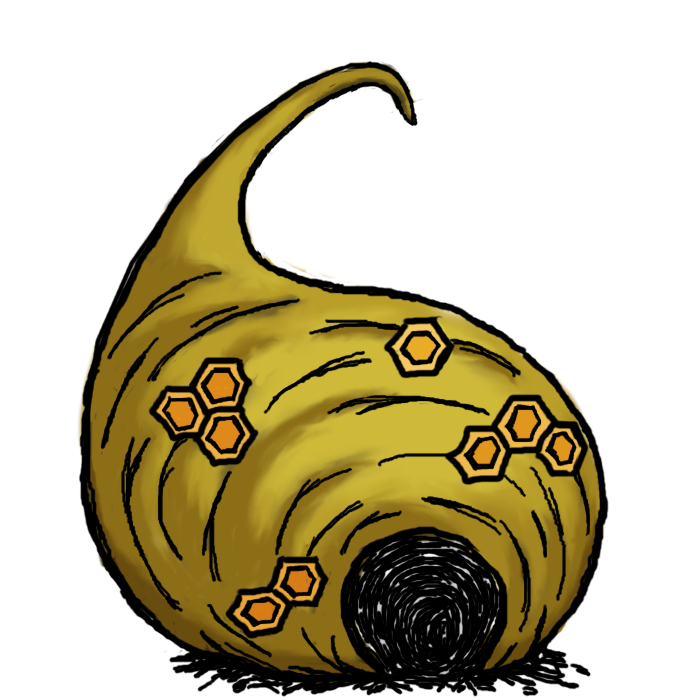
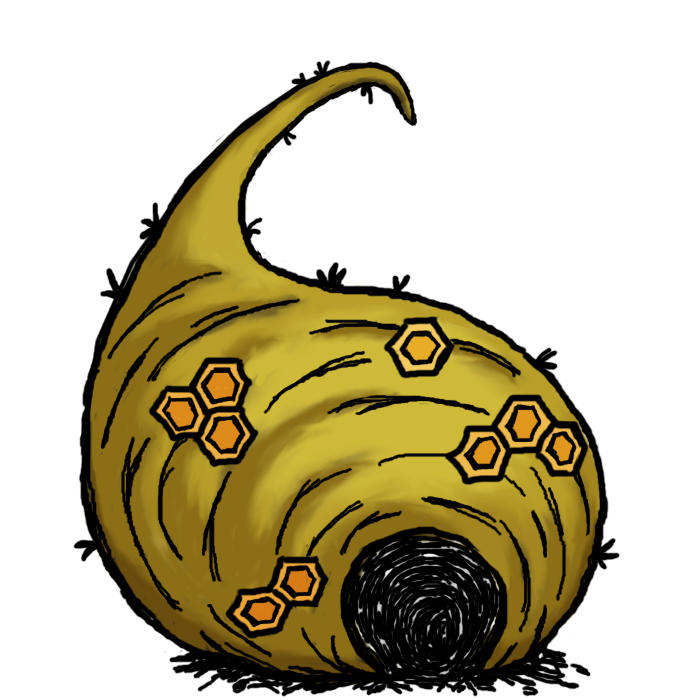
Two versions of the same layered image (700px x 700px). Layer-by-layer changes:
painted on "Layer #4" over (73, 60, 620, 570)
painted on "Layer #5" over (76, 60, 606, 636)
